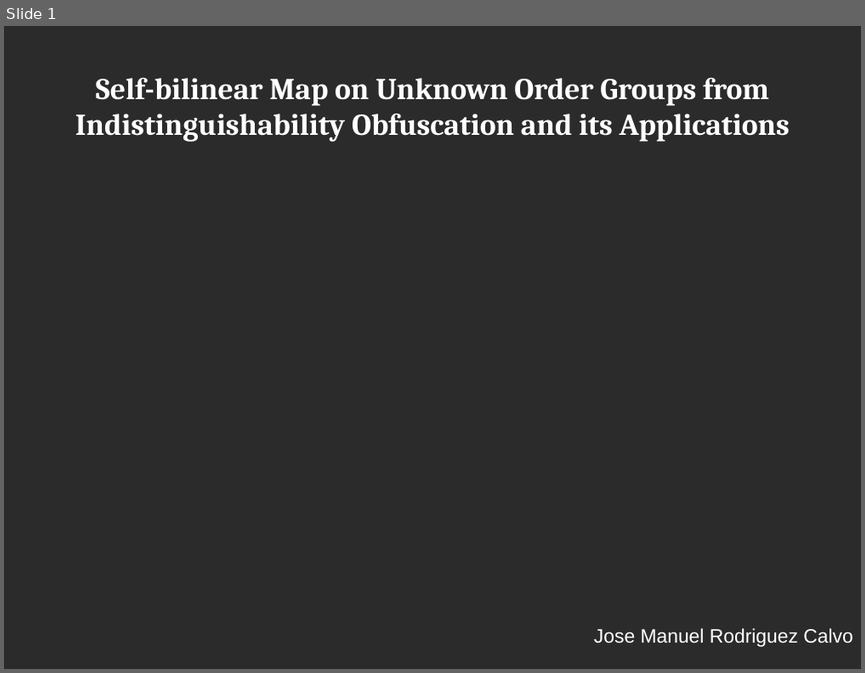
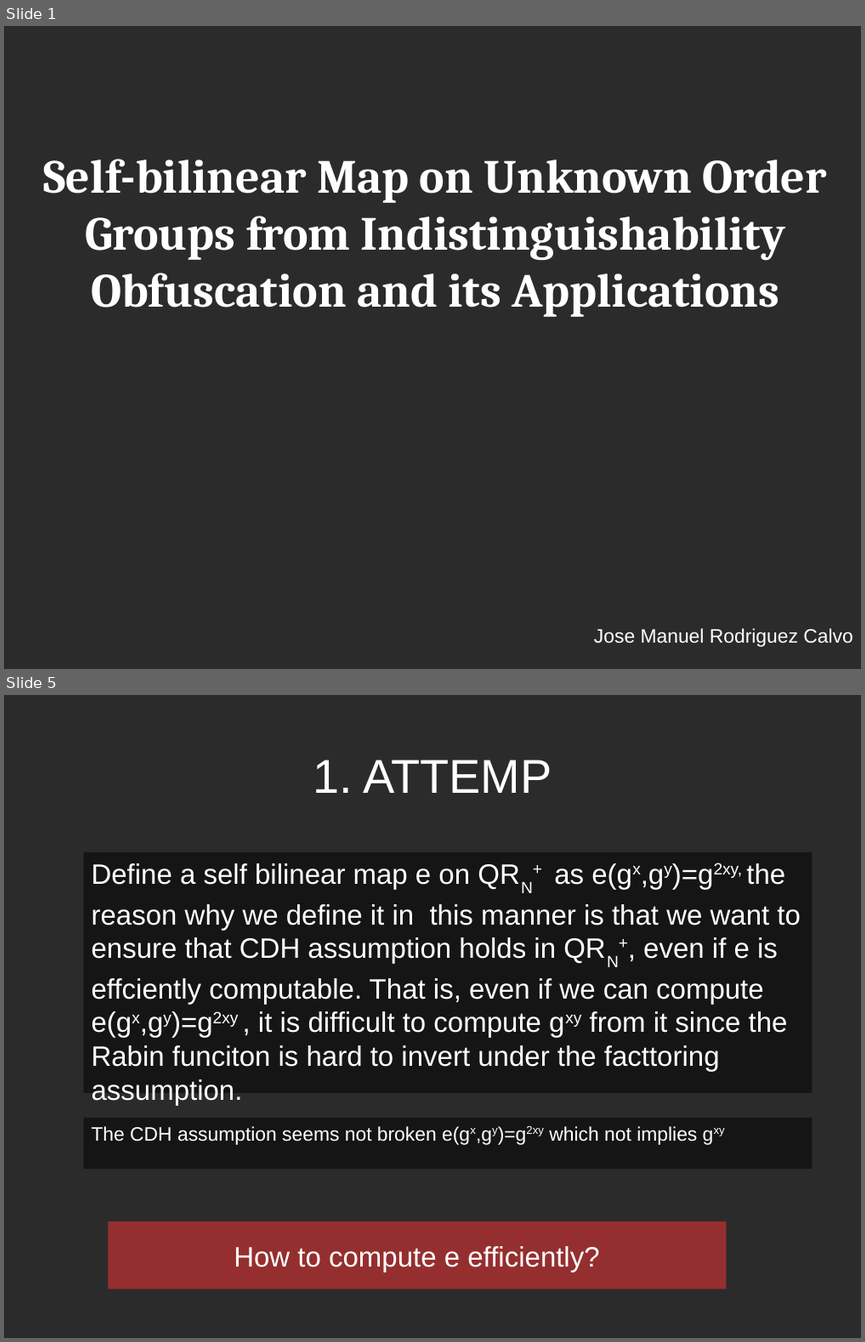
Before and after one commit to jmrCalvo/Network-Security, a slide deck: exposition.odp. Shown one above the other, each under a label of ours: slide 1 before the commit, slides 1 and 5 after it; the slides between them are not shown. The pictures are 865x673 and 865x1342 pixels, drawn with LibreOffice and Linux fonts; fonts in the diff are those of the drawing; background and template pictures are left out; a plain dark background stands for a picture behind light text. Boxes give left, top, right and bottom in pixels: in the first picture for what was removed or moved away, otherwise in the second. Text is boxed around its words. In the diff, an @@ line names an element or a change of style, - is before the commit and + after.

```diff
--- a/exposition.odp
+++ b/exposition.odp
@@ slide 5 added at [4,695,861,1338], background picture (left out) @@
@@ title added at [313,760,551,793], 44 pt, text #FFFFFF @@
+1. ATTEMP
@@ rectangle added at [83,852,812,1093], fill #000000 at 50% opacity, 26 pt, text #FFFFFF @@
+Define a self bilinear map e on QRN+ as e(gx,gy)=g2xy, the reason why we define it in this manner is that we want to ensure that CDH assumption holds in QRN+, even if e is effciently computable. That is, even if we can compute e(gx,gy)=g2xy , it is difficult to compute gxy from it since the Rabin funciton is hard to invert under the facttoring assumption.
@@ rectangle added at [83,1117,812,1168], fill #000000 at 50% opacity, 18 pt, text #FFFFFF @@
+The CDH assumption seems not broken e(gx,gy)=g2xy which not implies gxy
@@ rectangle added at [109,1221,726,1289], fill #FF3333 at 50% opacity, 26 pt, text #FFFFFF @@
+How to compute e efficiently?
@@ slide 1 changed as well @@
@@ title "Self-bilinear Map on Unknown Order ...": place and size @@
-title "Self-bilinear Map on Unknown Order ..." at [75,78,789,142]
+title "Self-bilinear Map on Unknown Order ..." at [43,159,827,317]
@@ title "Self-bilinear Map on Unknown Order ..." at [43,159,827,317]: size 28 to 44 pt @@
```
Also in this commit, not shown: 11 other slides added, 1 other file.
